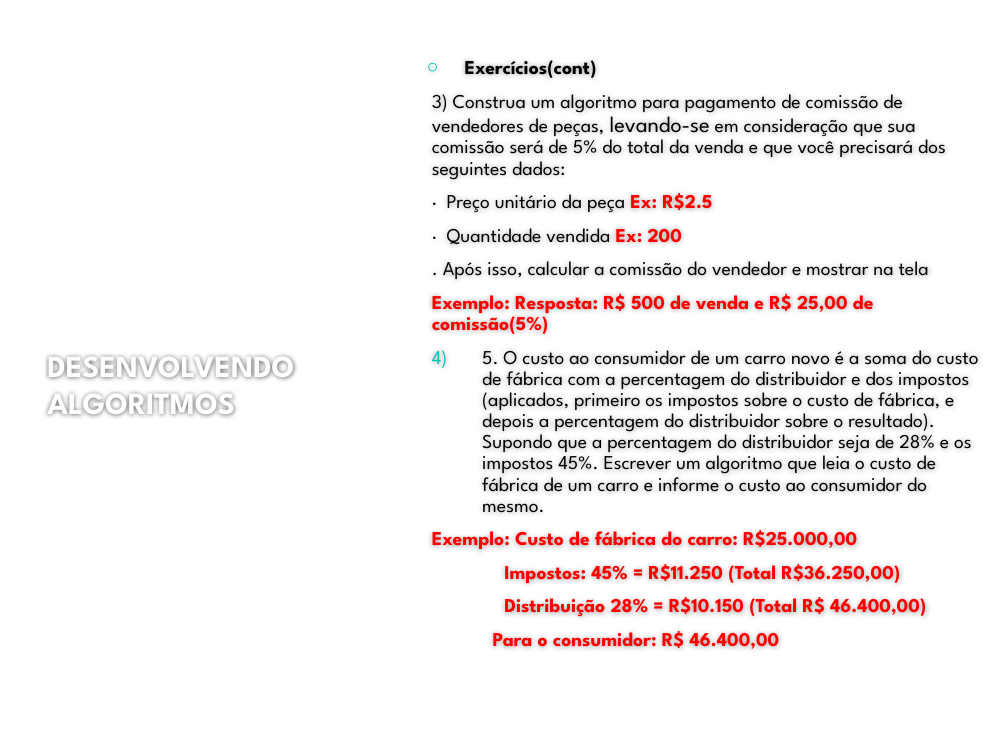
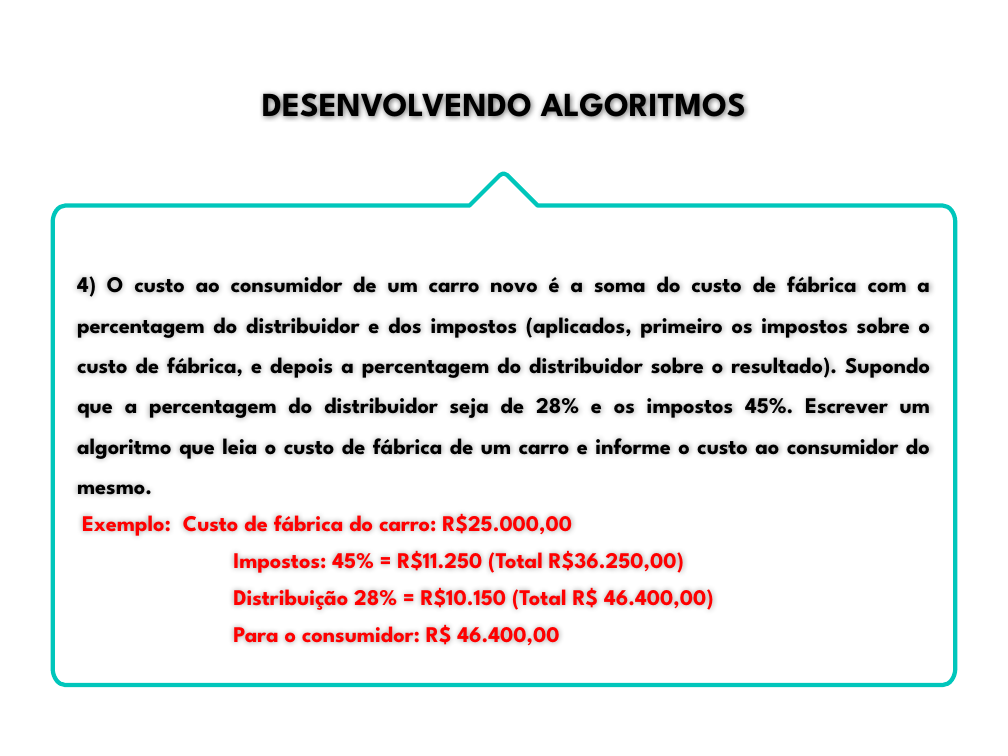
Before and after one commit to ProfAndersonVanin/aulas_PA_2024, a slide deck: slide 21 of LP-Aula-03 - Fluxogramas.pptx (slide 20 before the commit). Drawn at 1008x756 pixels with LibreOffice and Linux fonts; fonts in the diff are those of the drawing; background and template pictures are left out. Boxes give left, top, right and bottom in pixels: in the first picture for what was removed or moved away, otherwise in the second. Text is boxed around its words. In the diff, an @@ line names an element or a change of style, - is before the commit and + after.

Commit message:
Aula 03 - Fluxogramas e Exercícios

```diff
--- a/LP-Aula-03 - Fluxogramas.pptx
+++ b/LP-Aula-03 - Fluxogramas.pptx
@@ title "DESENVOLVENDO ALGORITMOS": place and size @@
-title "DESENVOLVENDO ALGORITMOS" at [47, 356, 294, 416]
+title "DESENVOLVENDO ALGORITMOS" at [262, 93, 746, 117]
@@ title "DESENVOLVENDO ALGORITMOS" at [262, 93, 746, 117]: size 22 to 24 pt, text colour #FEFEFE to #000000; alignment left to centre @@
@@ freeform shape added at [52, 173, 955, 684], outline #00C6BB 3 pt @@
@@ text "4) O custo ao consumidor ...": place and size @@
-text "4) O custo ao consumidor ..." at [432, 60, 979, 649]
+text "4) O custo ao consumidor ..." at [77, 276, 931, 645]
@@ text at [77, 276, 931, 495]: text changed; size 14 to 16 pt; bold on @@
-○ Exercícios(cont)
-3) Construa um algoritmo para pagamento de comissão de vendedores de peças, levando-se em consideração que sua comissão será de 5% do total da venda e que você precisará dos seguintes dados:
-· Preço unitário da peça Ex: R$2.5
-· Quantidade vendida Ex: 200
-. Após isso, calcular a comissão do vendedor e mostrar na tela
-Exemplo: Resposta: R$ 500 de venda e R$ 25,00 de comissão(5%)
-4) 5. O custo ao consumidor de um carro novo é a soma do custo de fábrica com a percentagem do distribuidor e dos impostos (aplicados, primeiro os impostos sobre o custo de fábrica, e depois a percentagem do distribuidor sobre o resultado). Supondo que a percentagem do distribuidor seja de 28% e os impostos 45%. Escrever um algoritmo que leia o custo de fábrica de um carro e informe o custo ao consumidor do mesmo.
+4) O custo ao consumidor de um carro novo é a soma do custo de fábrica com a percentagem do distribuidor e dos impostos (aplicados, primeiro os impostos sobre o custo de fábrica, e depois a percentagem do distribuidor sobre o resultado). Supondo que a percentagem do distribuidor seja de 28% e os impostos 45%. Escrever um algoritmo que leia o custo de fábrica de um carro e informe o custo ao consumidor do mesmo.
@@ text at [82, 514, 714, 645]: size 14 to 16 pt in "Exemplo: Custo de fábrica do carro: R$25.000,00", "Impostos: 45% = R$11.250 (Total R$36.250,00)", "Distribuição 28% = R$10.150 (Total R$ 46.400,00)", "Para o consumidor: R$ 46.400,00" @@
```
Also in this commit, not shown: 4 other slides changed, 3 slides added.
